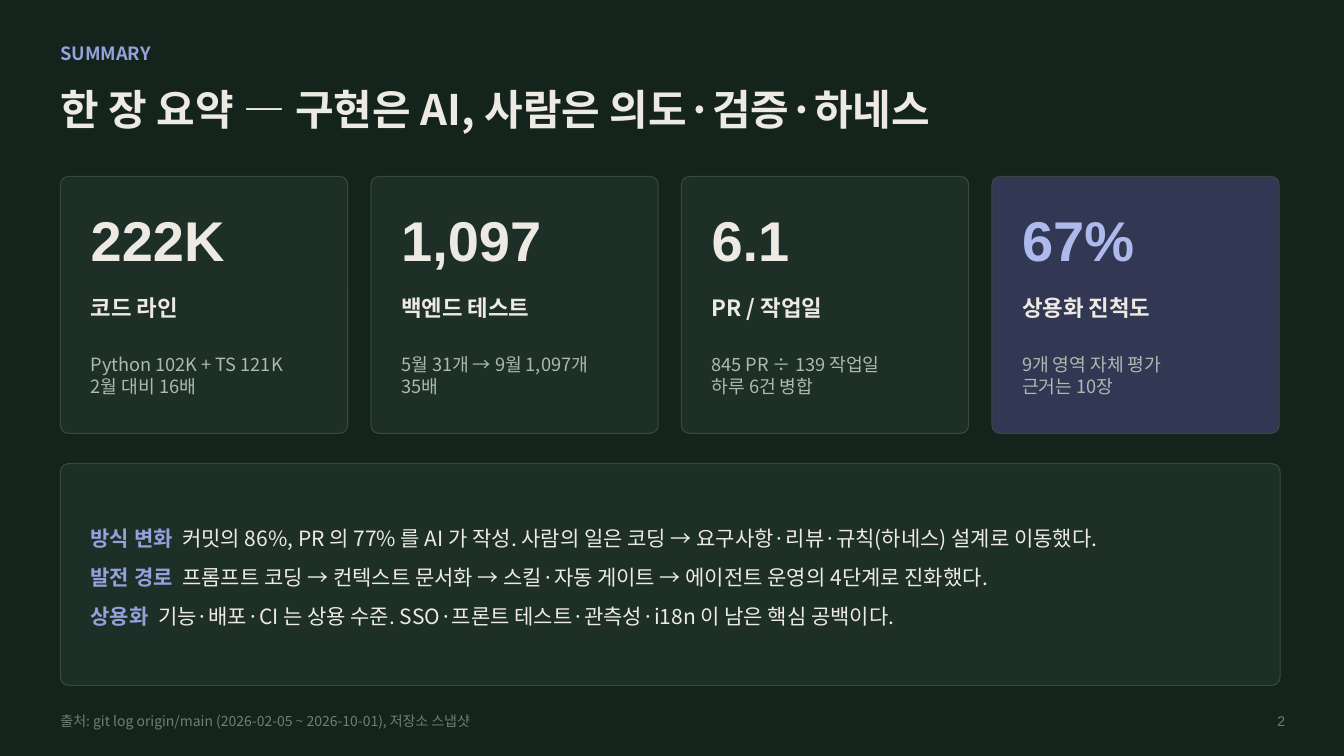
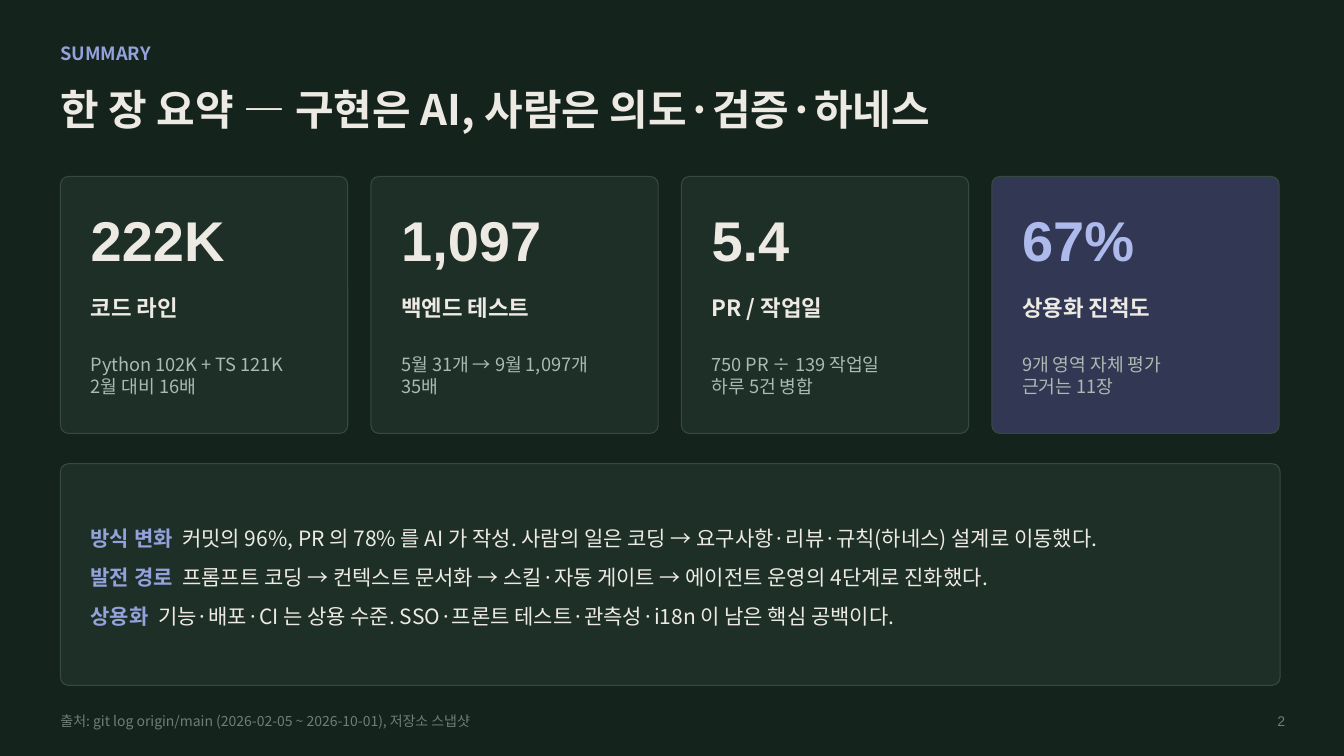
Before and after one commit to riverjin839/devops_management, a slide deck: slide 2 of docs/reports/2026-10_PEP_AI개발_리포트.pptx. Drawn at 1344x756 pixels with LibreOffice and Linux fonts; fonts in the diff are those of the drawing. Boxes give left, top, right and bottom in pixels: in the first picture for what was removed or moved away, otherwise in the second. Text is boxed around its words. In the diff, an @@ line names an element or a change of style, - is before the commit and + after.

```diff
--- a/docs/reports/2026-10_PEP_AI개발_리포트.pptx
+++ b/docs/reports/2026-10_PEP_AI개발_리포트.pptx
@@ text at (712,222,790,262): text changed @@
-6.1
+5.4
@@ text at (712,356,879,395): text changed @@
-845 PR ÷ 139 작업일
-하루 6건 병합
+750 PR ÷ 139 작업일
+하루 5건 병합
@@ text at (1022,378,1113,395): text changed @@
-근거는 10장
+근거는 11장
@@ text at (91,528,1097,550): text changed @@
-방식 변화 커밋의 86%, PR 의 77% 를 AI 가 작성. 사람의 일은 코딩 → 요구사항·리뷰·규칙(하네스) 설계로 이동했다.
+방식 변화 커밋의 96%, PR 의 78% 를 AI 가 작성. 사람의 일은 코딩 → 요구사항·리뷰·규칙(하네스) 설계로 이동했다.
```
Also in this commit, not shown: 9 other slides changed, 1 slide added, 1 other file.
